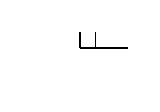
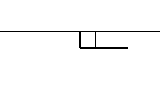
Layers edited between the first and the second 160×112 image:
painted on "Layer 2" over [0, 31, 160, 32]
